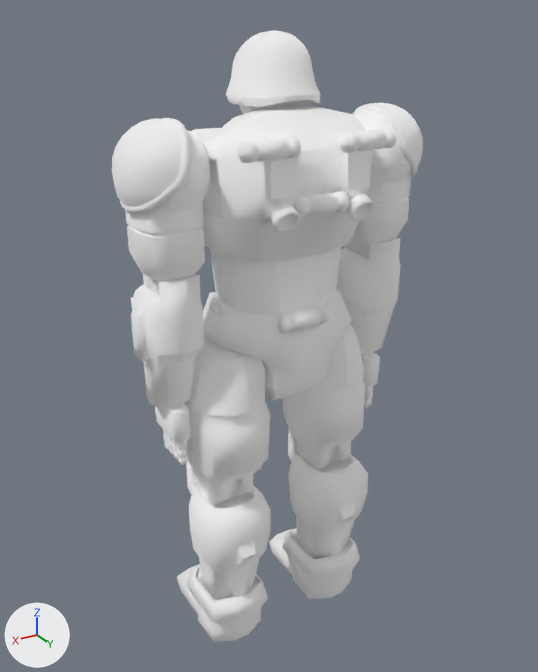
The glTF model public/assets/models/mech.glb as it was, and as the next commit left it.
Both versions are drawn from a 50 mm lens placed at (11.32, 18.6, 19.86), pointed at (0.05, -0.18, 10.46). Every picture has the same lights, and +X, +Y and +Z are marked at lower left. Where no turn or scale is listed for an object, it has been applied to the vertices. Vertices at the same position are counted once.

Names of what the first picture shows: 'Mech-Krieger Body'.
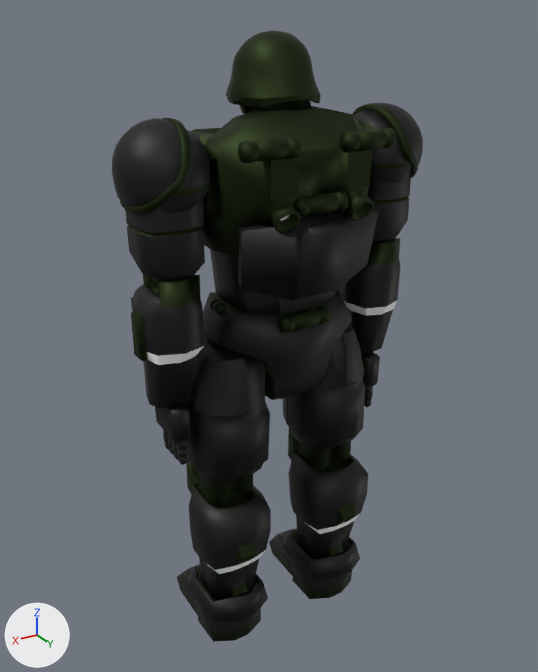
Commit message: glb mech in scene;

Location of each change, [x1, y1, x2, y2] in pixels of the pictures (538 x 672 px):
'Mech-Krieger Body', recoloured (grey to black): [112, 30, 423, 642] in both
'Equipment Plate', added: after [239, 208, 378, 300]
part 1 of me_cube_001, recoloured: [120, 100, 418, 600] in both
part 2 of me_cube_001, recoloured (grey to black): [112, 103, 423, 632] in both

The change, as a list of edits to the scene's bpy script:
```text
Change mat_gray_metal:
    where n0 = _N.new('ShaderNodeBsdfPrincipled'); n0.name = 'Principled BSDF'
    n0.inputs[2].default_value: 1.0 -> 0.55  # 'Roughness'
    add n3 = _N.new('ShaderNodeMix'); n3.name = 'Mix'
    add n3.data_type = 'RGBA'
    add n3.blend_type = 'MULTIPLY'
    add n3.inputs[0].default_value = 1.0  # 'Factor'
    add n3.inputs[7].default_value = (0.0402, 0.0402, 0.0402, 1.0)  # 'B', black #383838
    where n2 = _N.new('ShaderNodeVertexColor'); n2.name = 'Color Attribute'
    remove _L.new(n2.outputs[0], n0.inputs[0])  # 'Color' to 'Base Color'
    add _L.new(n3.outputs[2], n0.inputs[0])  # 'Result' to 'Base Color'
    add _L.new(n2.outputs[0], n3.inputs[6])  # 'Color' to 'A'
Change mat_2nd_armor_material_036:
    where n0 = _N.new('ShaderNodeBsdfPrincipled'); n0.name = 'Principled BSDF'
    n0.inputs[2].default_value: 1.0 -> 0.555  # 'Roughness'
    add n3 = _N.new('ShaderNodeMix'); n3.name = 'Mix'
    add n3.data_type = 'RGBA'
    add n3.blend_type = 'MULTIPLY'
    add n3.inputs[0].default_value = 1.0  # 'Factor'
    add n3.inputs[7].default_value = (0.0275, 0.0409, 0.0159, 1.0)  # 'B', dark green #2e3922
    where n2 = _N.new('ShaderNodeVertexColor'); n2.name = 'Color Attribute'
    remove _L.new(n2.outputs[0], n0.inputs[0])  # 'Color' to 'Base Color'
    add _L.new(n3.outputs[2], n0.inputs[0])  # 'Result' to 'Base Color'
    add _L.new(n2.outputs[0], n3.inputs[6])  # 'Color' to 'A'
Add mat_main_armor_material_001:
    mat_main_armor_material_001 = bpy.data.materials.new('Main Armor Material.001')
    # nodes: BsdfPrincipled, Mix, OutputMaterial, VertexColor
    # colours: dark green #2e3a22
Change me_cube_001:
    where me_cube_001.from_pydata(...)  # 7205 vertices, 14040 faces; spans x -4.9..4.9, y -2.5..2.9, z -18.4..1.1
    used by ob_mech_krieger_body; location = (0.0, 0.0, 18.39)
    me_cube_001 part 1: all 7860 faces that had it switch from mat_gray_metal to mat_main_armor_material_001
    me_cube_001 part 2: all 4144 faces that had it switch from mat_main_armor_material_005 to mat_gray_metal
Add me_cube_014:
    me_cube_014.from_pydata(...)  # 29 vertices, 54 faces; spans x -2.22..2.22, y -0.55..0.68, z -2.48..0.0
    me_cube_014.materials.append(mat_gray_metal)
Add ob_equipment_plate:
    ob_equipment_plate = bpy.data.objects.new('Equipment Plate', me_cube_014)
    ob_equipment_plate.location = (0.0, 2.19, 15.06)
```
